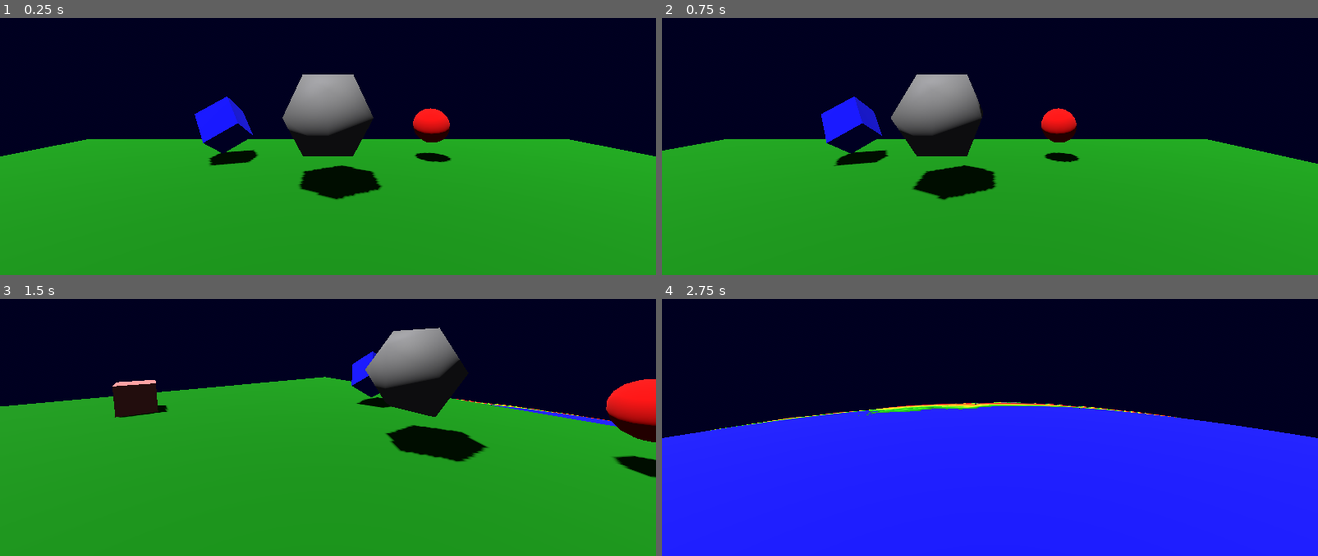
Above: before the commit, frames 1-4 (two rows, left to right).
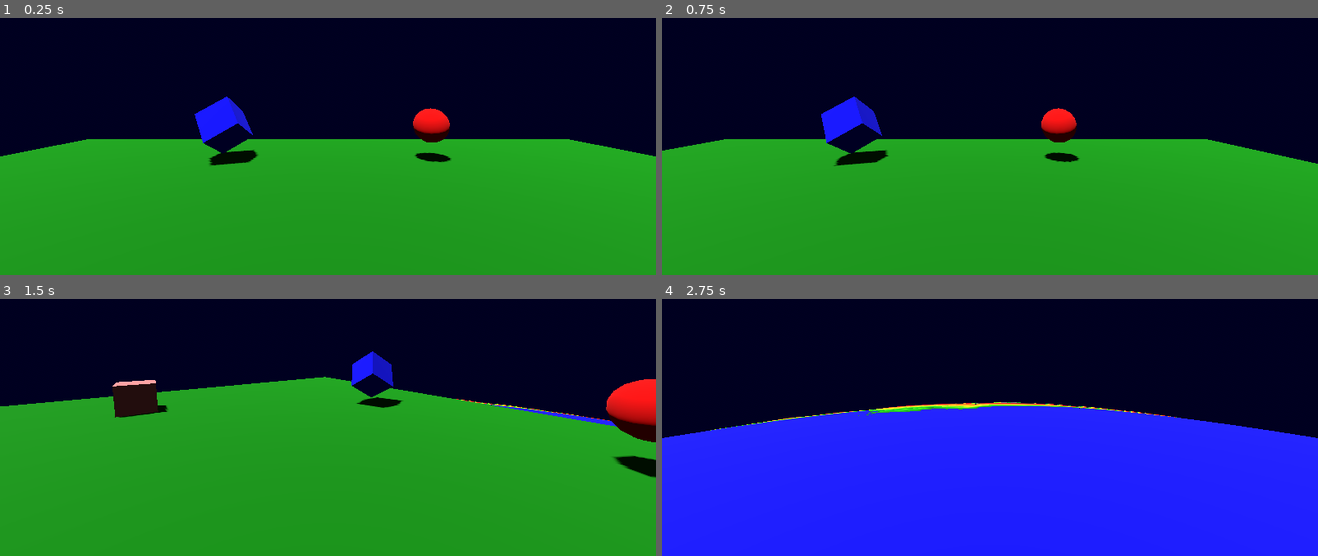
Above: after the commit, the same moments.

Repository: jmdejong/grip
Game: Godot game, scene res://scenes/universe.tscn
The game is run twice, just before and just after one commit, with the same random seed, the same clock (stepped at 60 frames per second) and the same inputs.
Inputs (mouse positions are in pixels of both pictures, inside the frame that each line leads up to):
- Up to frame 1 (0.25 s): no input
- Up to frame 2 (0.75 s): tap Enter at 0.5 s; move the mouse to (1134, 71) at 0.52 s; hold D (right) from 0.53 s (still down); click (1134, 71) at 0.6 s
- Up to frame 3 (1.5 s): move the mouse to (295, 373) at 1.27 s; release D (right) at 1.28 s; hold W (forwards) from 1.28 s (still down); tap M (mark_position) at 1.35 s
- Up to frame 4 (2.75 s): keep holding W (forwards); move the mouse to (1003, 365) at 2.02 s; hold Shift (sprint) from 2.03 s (still down)

The runs differ from the first frame. In frame 1, 4.3% of the frame differs, in the area x 43-59%, y 21-71%; in frame 2, 4.3%; in frame 3, 4.4%, in the area x 55-75%, y 11-64%; in frame 4, nothing differs.

Commit message:
remove models

Diff:
--- a/scenes/universe.tscn
+++ b/scenes/universe.tscn
@@ -1,10 +1,9 @@
-[gd_scene load_steps=19 format=3 uid="uid://fhwj7ver7dnj"]
+[gd_scene load_steps=18 format=3 uid="uid://fhwj7ver7dnj"]
 
 [ext_resource type="Script" path="res://code/universe.gd" id="1_fiys1"]
 [ext_resource type="Script" path="res://code/render.gd" id="1_pfgh2"]
 [ext_resource type="PackedScene" uid="uid://c2qiutu84rnwi" path="res://scenes/player.tscn" id="1_u61e3"]
 [ext_resource type="PackedScene" uid="uid://dpdqr75yvrw7" path="res://scenes/planet.tscn" id="2_l5nsi"]
-[ext_resource type="ArrayMesh" uid="uid://cxur7kdo4i170" path="res://models/icosahedron2.obj" id="3_t4xrs"]
 [ext_resource type="PackedScene" uid="uid://bfk6sqf5ub7r" path="res://scenes/marker.tscn" id="6_2isk2"]
 
 [sub_resource type="ProceduralSkyMaterial" id="ProceduralSkyMaterial_uvsn1"]
@@ -96,10 +95,6 @@
 mesh = SubResource("BoxMesh_2ll2l")
 skeleton = NodePath("../../../..")
 
-[node name="MeshInstance3D" type="MeshInstance3D" parent="Start"]
-transform = Transform3D(1, 0, 0, 0, 1, 0, 0, 0, 1, 0, 2, -5)
-mesh = ExtResource("3_t4xrs")
-
 [node name="Planet" parent="." instance=ExtResource("2_l5nsi")]
 radius = 50000.0
 
Not shown, removed: models/icosahedron.obj
Not shown, removed: models/icosahedron.obj.import
Not shown, removed: models/icosahedron2.obj
Not shown, removed: models/icosahedron2.obj.import
